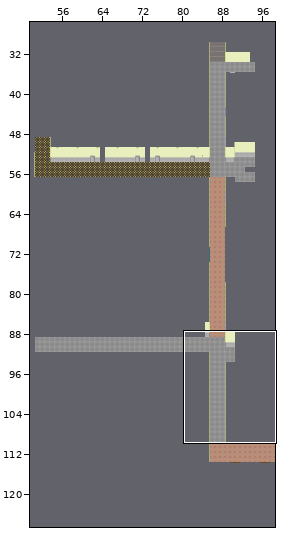
Two versions of a level (Tiled map, res/maps/niv_1.tmx). Above, an overview of the earlier version with the close-up marked.
Close-up. Earlier state:
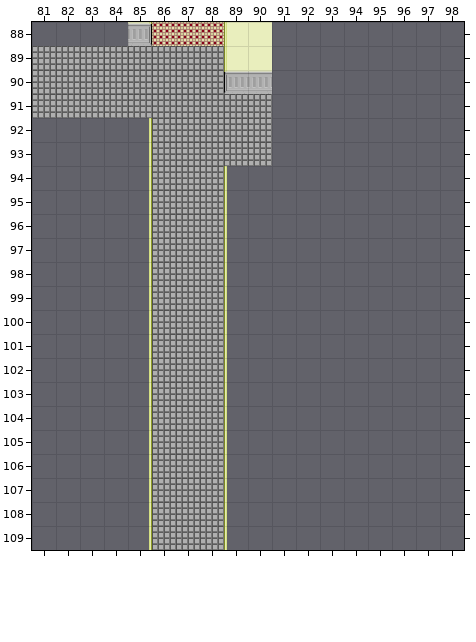
Cells are 32x32 px. Shown: x 81..98, y 88..109. The commit also changed other parts of the map, which this record leaves out. Tiles whose own drawing changed are shown in their newer look in all pictures.
New version:
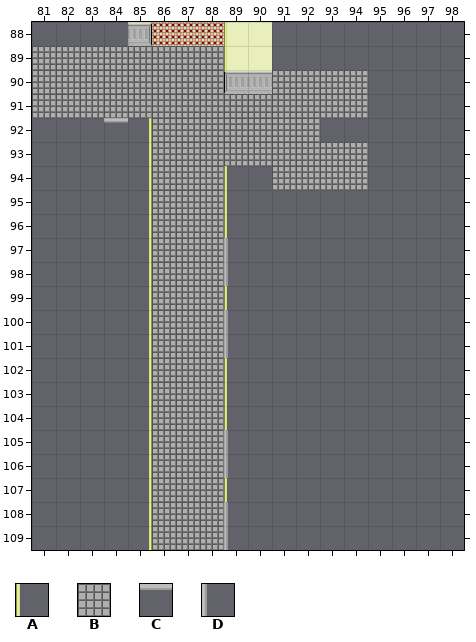
Key: from "jeu de tuiles": A 5, B 22, C 91, D 126.
_ is an empty cell.
The exact change:
Layer "Calque de Tuiles 1":
y 90..91: x 91..94 ____ -> BBBB
y 92: x 84 _ -> C; x 91..92 __ -> BB
y 93..94: x 91..94 ____ -> BBBB
y 97..98: x 89 A -> D
y 100..101: x 89 A -> D
y 105..106: x 89 A -> D
y 108..109: x 89 A -> D
Boxes around the changes in both close-ups, in picture pixels (x1, y1, x2, y2):
added: (272, 70, 368, 190)
added: (104, 118, 128, 123)
changed: (224, 238, 228, 286)
changed: (224, 310, 228, 358)
changed: (224, 430, 228, 478)
changed: (224, 502, 228, 550)
